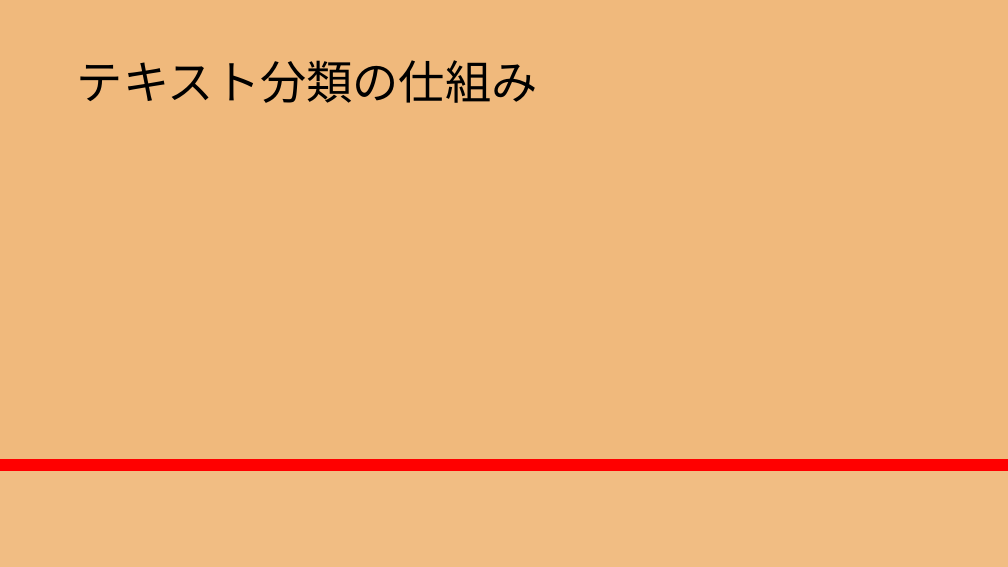
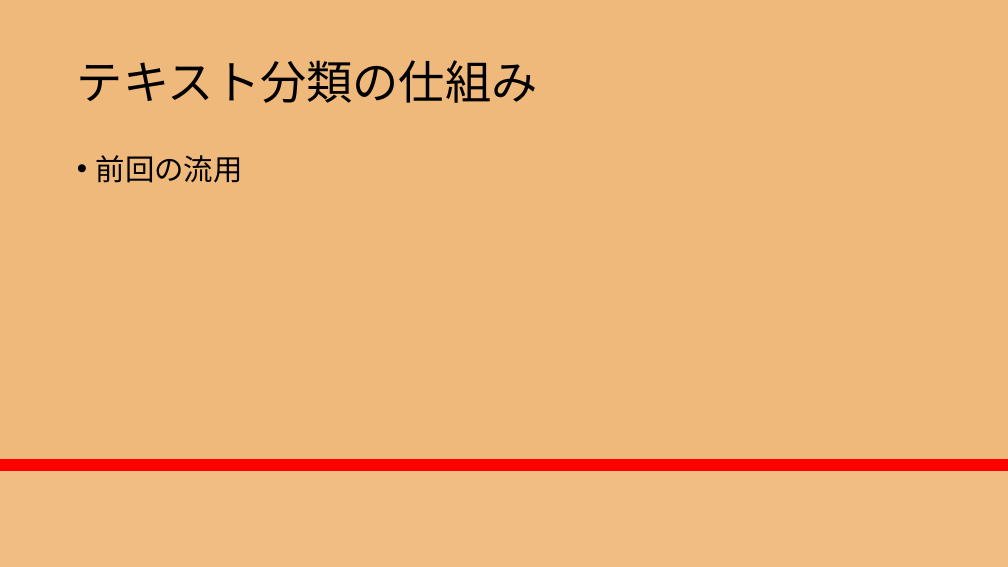
Before and after one commit to RikiishiSuzunosuke/AIspeaker_yosie, a slide deck: slide 9 of presentation/AIスピーカー開発_3_山田.pptx. Drawn at 1008x567 pixels with LibreOffice and Linux fonts; fonts in the diff are those of the drawing. Boxes give left, top, right and bottom in pixels: in the first picture for what was removed or moved away, otherwise in the second. Text is boxed around its words. In the diff, an @@ line names an element or a change of style, - is before the commit and + after.

```diff
--- a/presentation/AIスピーカー開発_3_山田.pptx
+++ b/presentation/AIスピーカー開発_3_山田.pptx
@@ text added at (x1=96, y1=155, x2=243, y2=183), 28 pt, text #000000 @@
+• 前回の流用
```
Also in this commit, not shown: 1 other slide changed.
